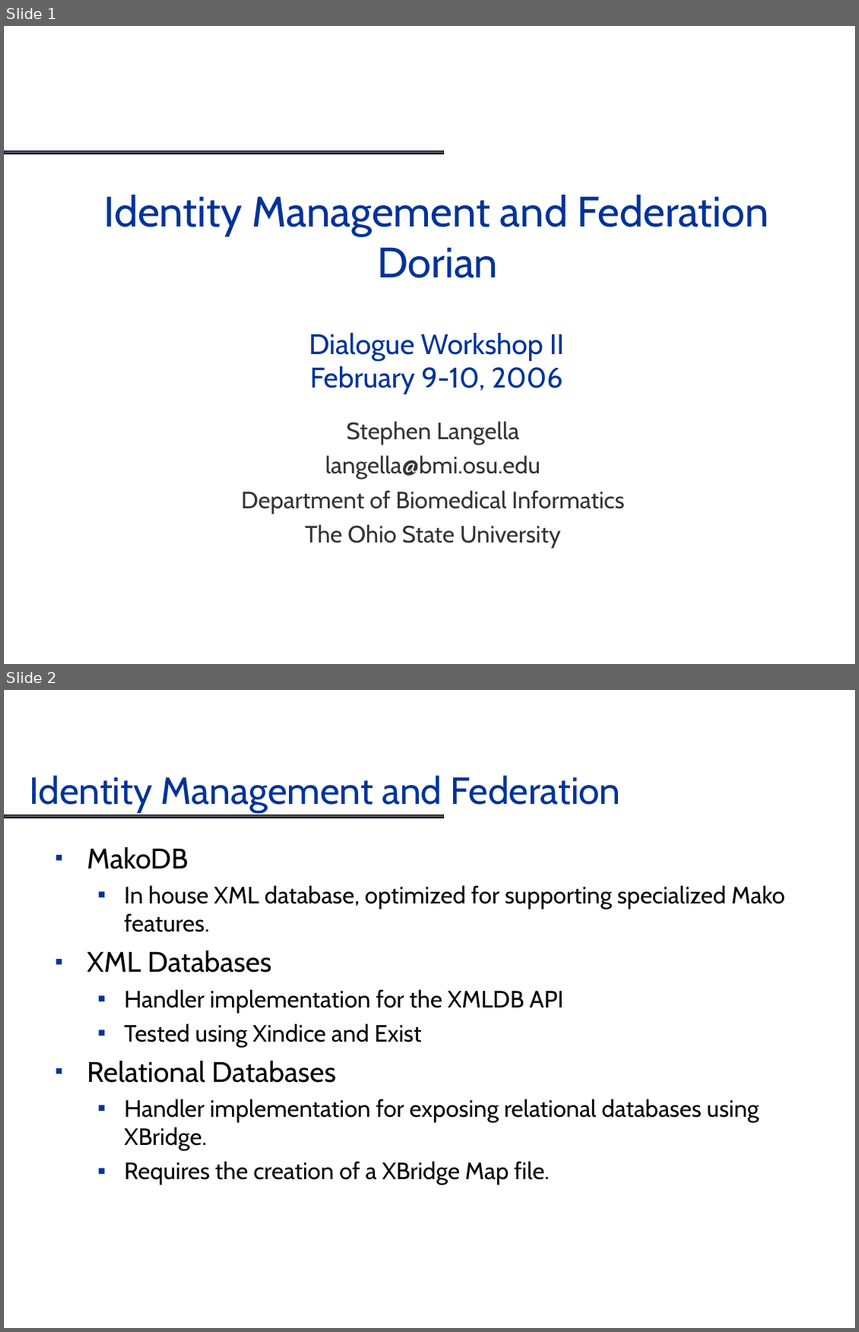
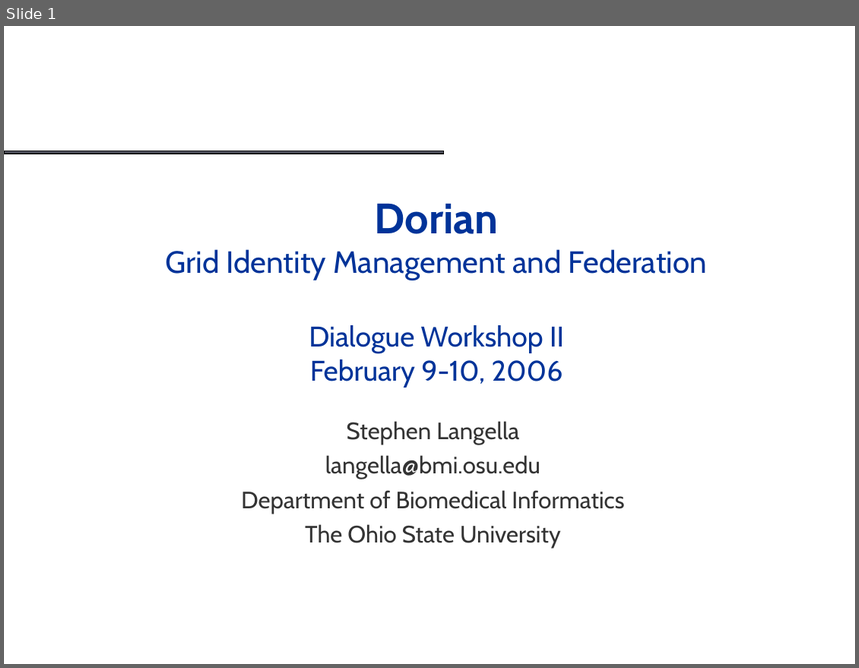
Before and after one commit to NCIP/cagrid-portal, a slide deck: cagrid-1-0/Documentation/presentations/dorian/Dorian_DIALOGUE2.ppt. Shown one above the other, each under a label of ours: slides 1 and 2 before the commit, slide 1 after it. The pictures are 859x1332 and 859x668 pixels, drawn with LibreOffice and Linux fonts; fonts in the diff are those of the drawing; background and template pictures are left out. Boxes give left, top, right and bottom in pixels: in the first picture for what was removed or moved away, otherwise in the second. Text is boxed around its words. In the diff, an @@ line names an element or a change of style, - is before the commit and + after.

```diff
--- a/cagrid-1-0/Documentation/presentations/dorian/Dorian_DIALOGUE2.ppt
+++ b/cagrid-1-0/Documentation/presentations/dorian/Dorian_DIALOGUE2.ppt
@@ slide 2 removed at [4,690,855,1328], background #FFFFFF; not listed: 1 template element that a slide beside it also shows @@
@@ title removed at [29,775,621,812] @@
-Identity Management and Federation
@@ text removed at [87,847,785,1186] @@
-▪ MakoDB
-  ▪ In house XML database, optimized for supporting specialized Mako features.
-▪ XML Databases
-  ▪ Handler implementation for the XMLDB API
-  ▪ Tested using Xindice and Exist
-▪ Relational Databases
-  ▪ Handler implementation for exposing relational databases using XBridge.
-  ▪ Requires the creation of a XBridge Map file.
@@ slide 1 changed as well @@
@@ title at [166,203,707,388]: text changed; size 36 to 26 pt @@
-Identity Management and Federation
-Dorian
-Dialogue Workshop II
-February 9-10, 2006
+Dorian
+Grid Identity Management and Federation
+Dialogue Workshop II
+February 9-10, 2006
```
Also in this commit, not shown: 8 slides added, 2 other files.
